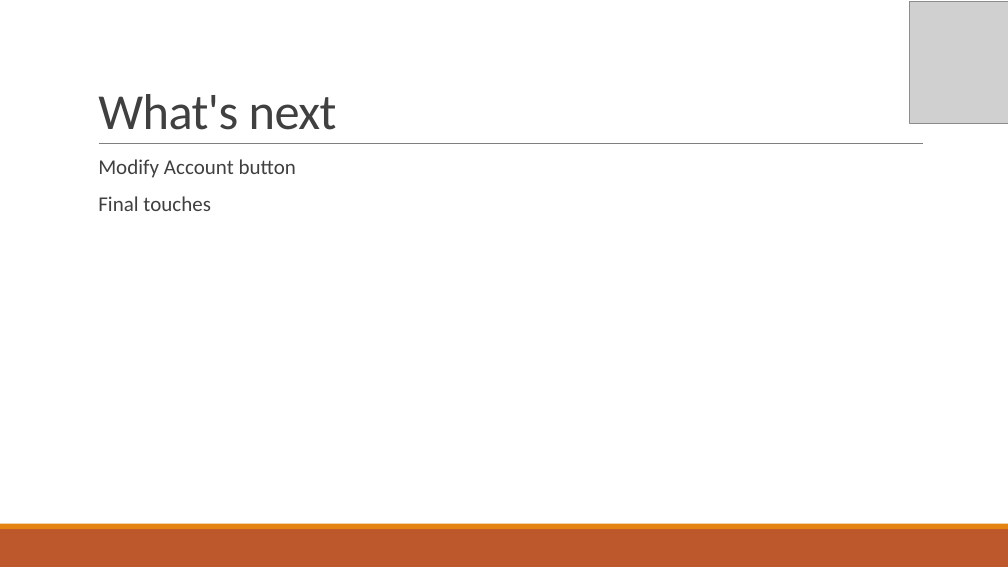
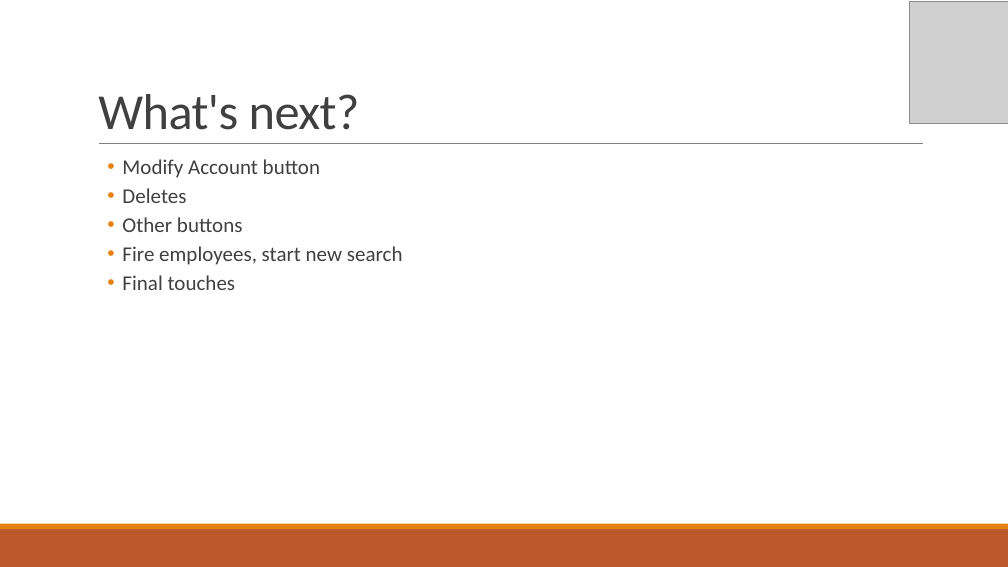
Before and after one commit to CEFSTUDIO/Clever323, a slide deck: slide 4 of Presentations/Sprint5Powerpoint.pptx. Drawn at 1008x567 pixels with LibreOffice and Linux fonts; fonts in the diff are those of the drawing; grey boxes stand for pictures. Boxes give left, top, right and bottom in pixels: in the first picture for what was removed or moved away, otherwise in the second. Text is boxed around its words. In the diff, an @@ line names an element or a change of style, - is before the commit and + after.

```diff
--- a/Presentations/Sprint5Powerpoint.pptx
+++ b/Presentations/Sprint5Powerpoint.pptx
@@ title at (x1=98, y1=94, x2=360, y2=130): text changed @@
-What's next
+What's next?
@@ text at (x1=122, y1=159, x2=320, y2=290): bullet   to •; list level 1 to 2 in "Modify Account button"; list level 1 to 2 in "Final touches" @@
@@ text at (x1=122, y1=188, x2=403, y2=265): paragraphs added @@
+  • Deletes
+  • Other buttons
+  • Fire employees, start new search
```
Also in this commit, not shown: 2 other slides changed, 3 other files.
